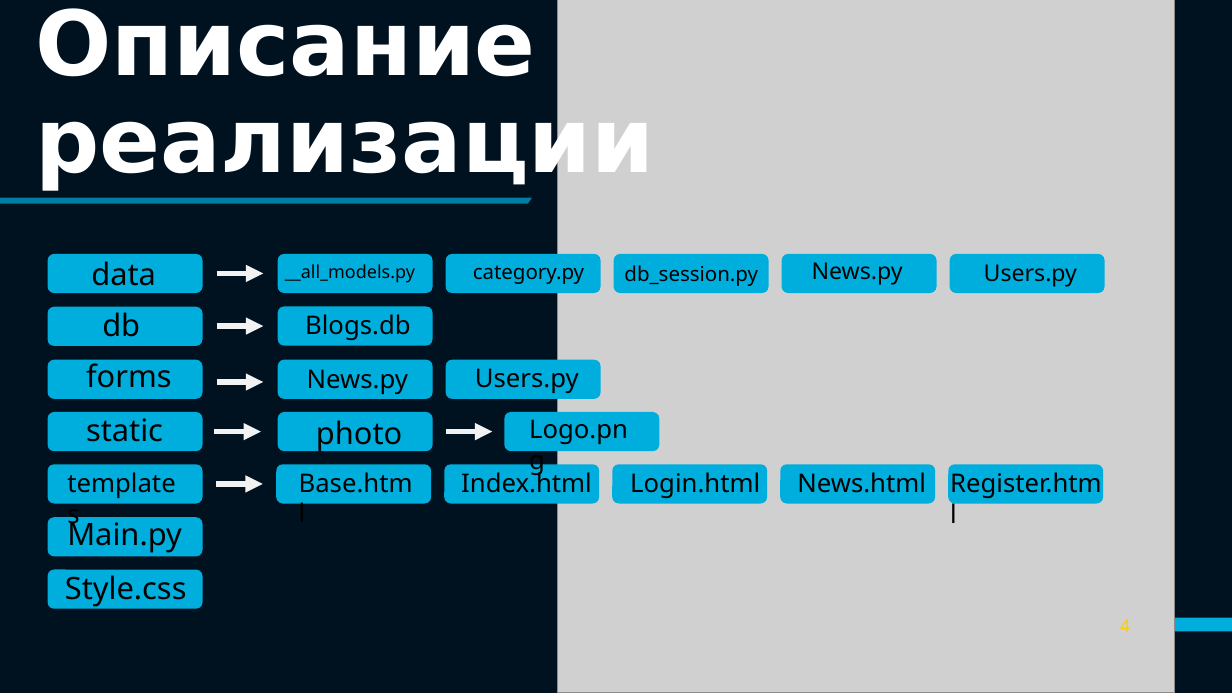
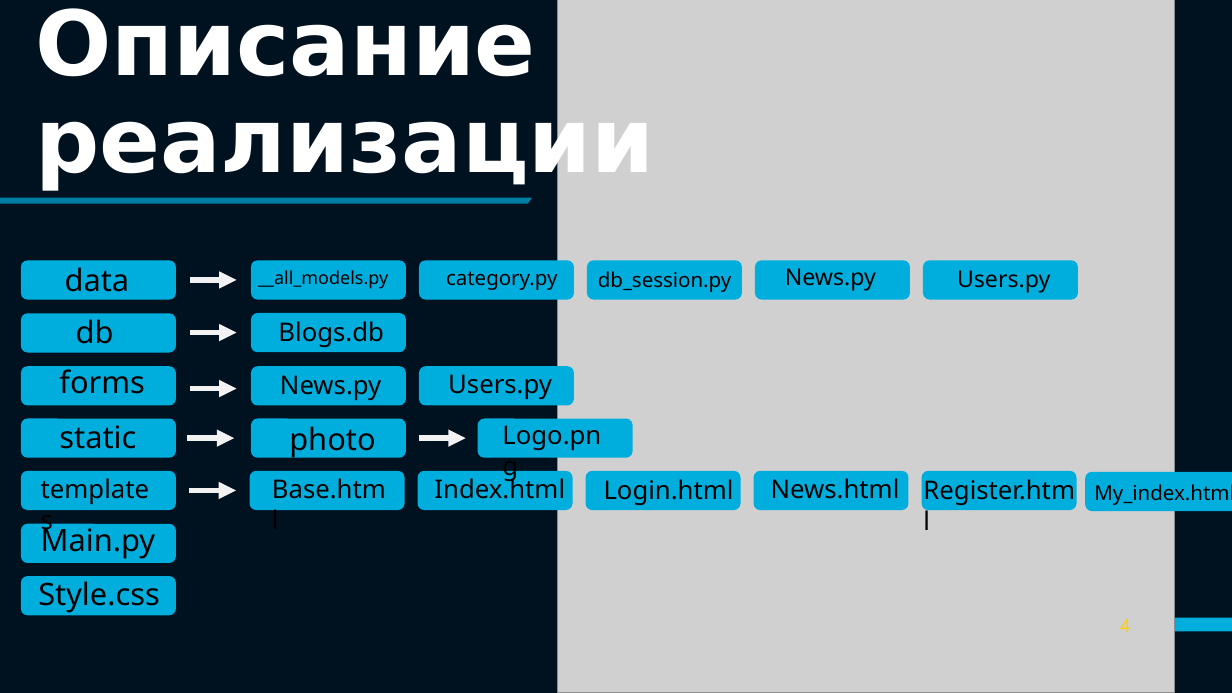
Before and after one commit to SoniaFilozop/my_site, a slide deck: slide 4 of Домофон.pptx. Drawn at 1232x693 pixels with LibreOffice and Linux fonts; fonts in the diff are those of the drawing; grey boxes stand for pictures. Boxes give left, top, right and bottom in pixels: in the first picture for what was removed or moved away, otherwise in the second. Text is boxed around its words. In the diff, an @@ line names an element or a change of style, - is before the commit and + after.

```diff
--- a/Домофон.pptx
+++ b/Домофон.pptx
@@ text "News.py": place and size @@
-text "News.py" at [812,262,903,285]
+text "News.py" at [785,268,876,291]
@@ text "Users.py": place and size @@
-text "Users.py" at [984,264,1077,287]
+text "Users.py" at [957,270,1050,293]
@@ 22 rounded rectangles, 20 texts, 6 arrows: place and size @@
-22 rounded rectangles, 20 texts, 6 arrows at [48,254,1105,608]
+22 rounded rectangles, 20 texts, 6 arrows at [21,261,1079,615]
@@ rounded rectangle added at [1086,472,1232,511], fill #00AEDE @@
@@ text added at [1094,484,1232,505], 16 pt, text #000000 @@
+My_index.html
```
Also in this commit, not shown: 1 other slide changed.
